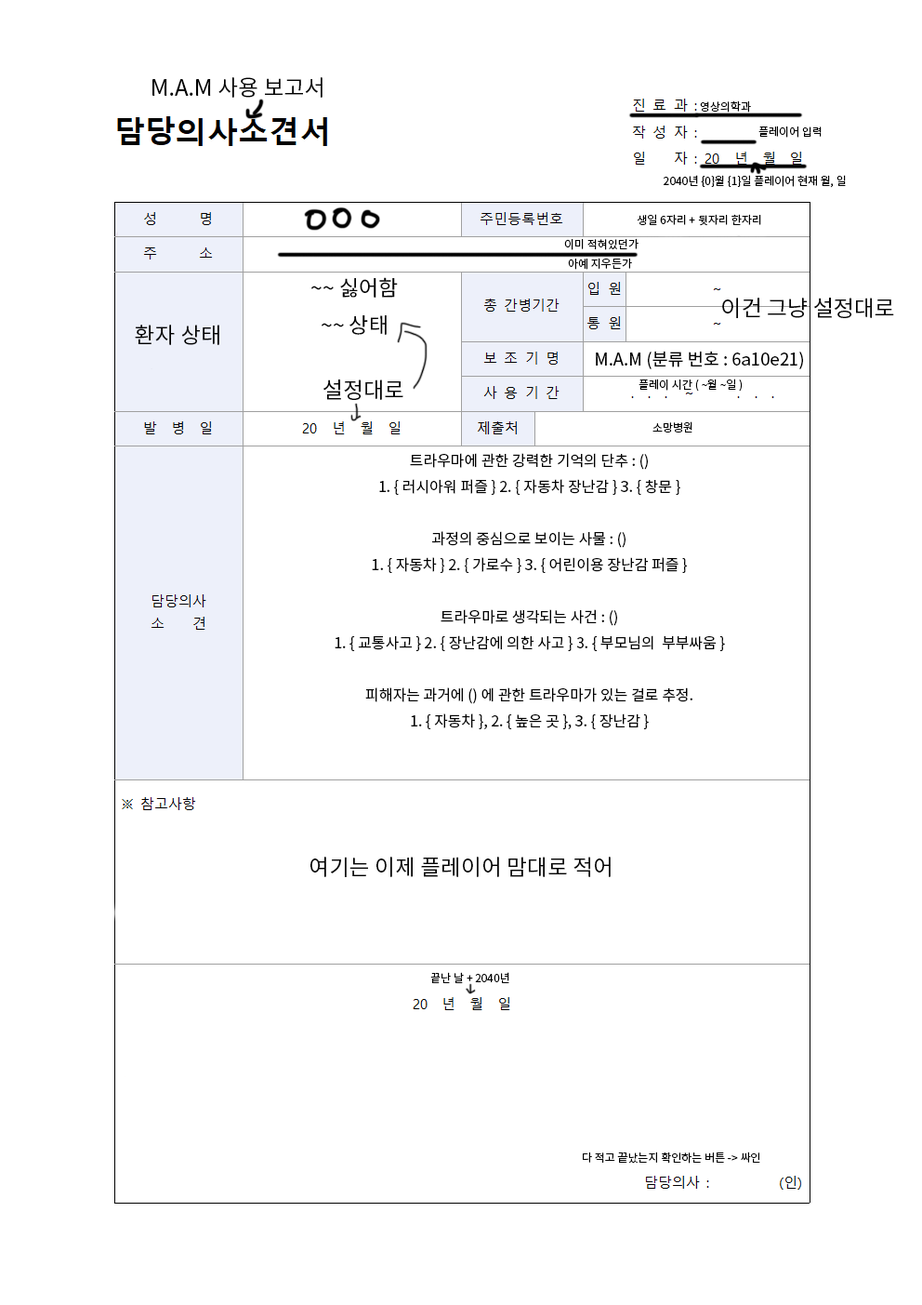
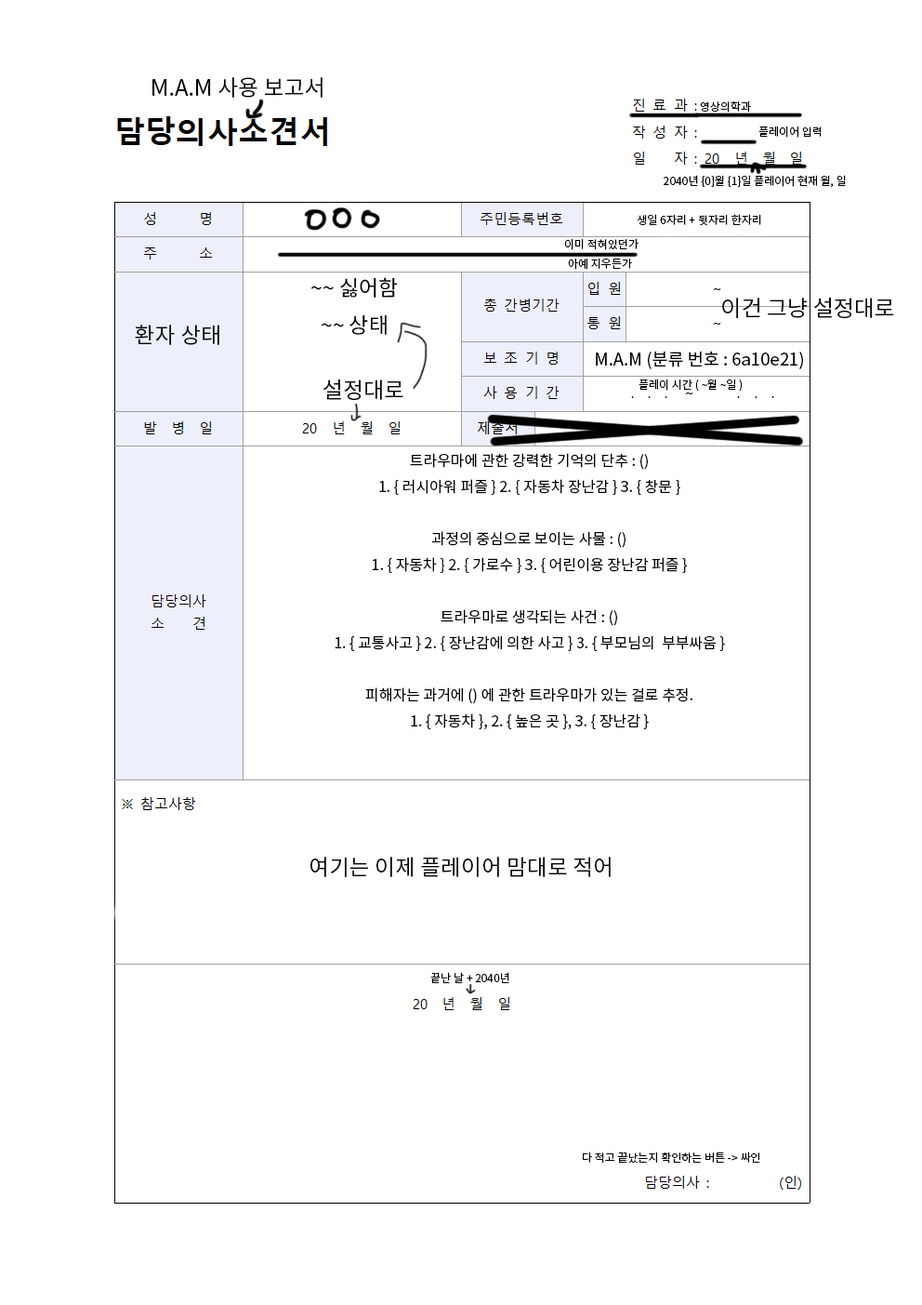
Two versions of the same layered image (922 × 1305). Layer-by-layer changes:
renamed "소망병원" to (unnamed layer), painted on it over [652, 421, 693, 433]
painted on "Layer 2" over [486, 413, 805, 448]
added layer "Layer 4" above "Layer 3" over [646, 421, 699, 438]
painted on "Layer 3" over [623, 420, 716, 441]
